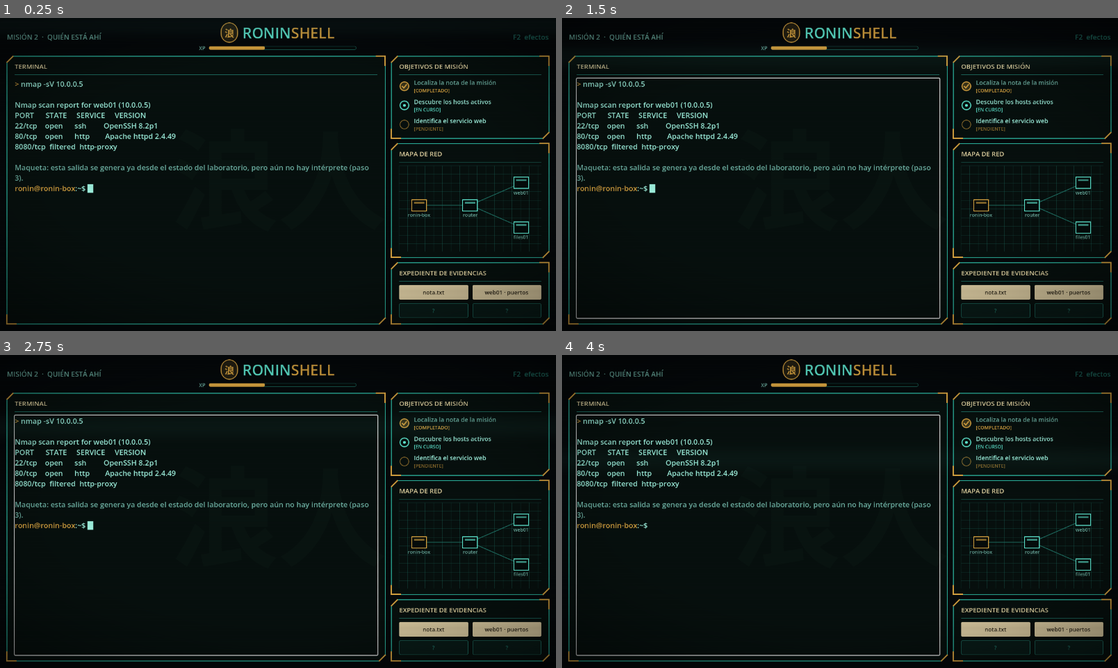
Above: before the commit, frames 1-4 (two rows, left to right).
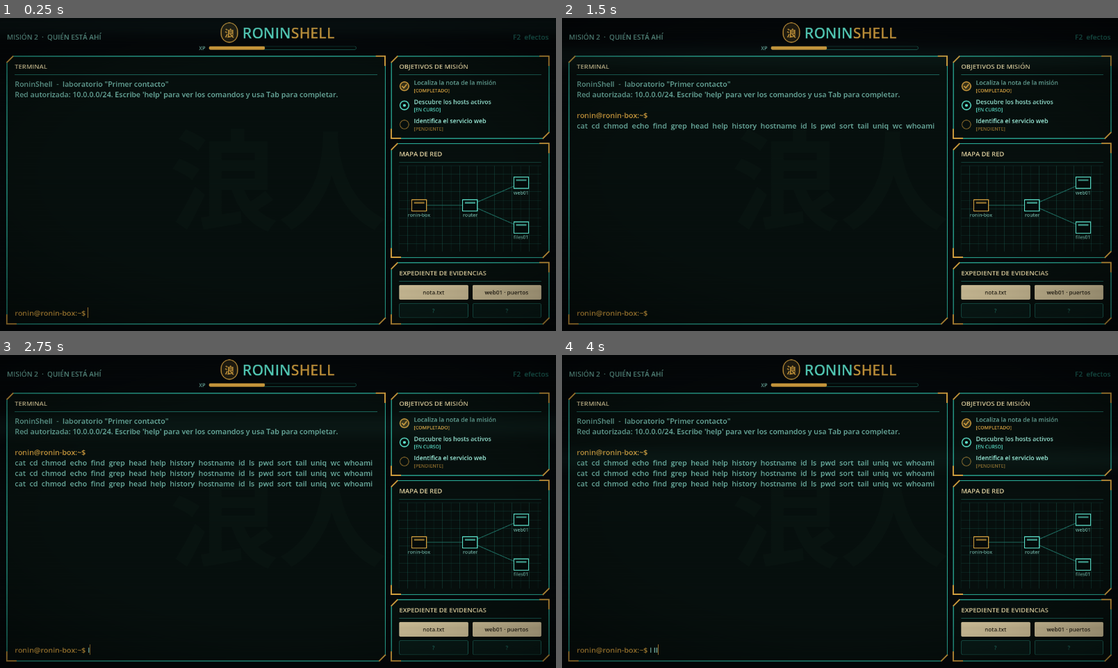
Above: after the commit, the same moments.

Repository: Kanarath/RoninShell
Game: Godot game, scene res://scenes/main.tscn
Two runs of this game, one before a commit and one after it. Both use one fixed random seed, a clock stepped at 60 frames per second and the inputs below.
Inputs (mouse positions are in pixels of both pictures, inside the frame that each line leads up to):
- Up to frame 1 (0.25 s): no input
- Up to frame 2 (1.5 s): tap Enter at 0.5 s; move the mouse to (962, 158) at 0.52 s; hold Up 0.53-1.28 s; tap Tab at 0.6 s; click (962, 158) at 0.67 s; tap L at 0.8, 1.35 s; tap Space at 1.25 s; move the mouse to (728, 190) at 1.27 s; hold Down from 1.28 s (still down)
- Up to frame 3 (2.75 s): tap Tab at 1.55, 2.1 s; tap Enter at 2 s; move the mouse to (333, 442) at 2.02 s; release Down at 2.03 s; hold Up from 2.03 s (still down); tap L at 2.3 s
- Up to frame 4 (4 s): tap Space at 2.75 s; move the mouse to (812, 574) at 2.77 s; tap L at 2.85, 3.8 s; click (812, 574) at 2.92 s; tap Tab at 3.05, 3.6 s; tap Enter at 3.5 s; move the mouse to (1006, 558) at 3.52 s; release Up at 3.53 s; hold Down from 3.53 s (still down)

The runs differ from the first frame. In frame 1, 2.6% of the frame differs, in the area x 2-67%, y 20-96%; in frame 2, 4.0%; in frame 3, 4.7%, in the area x 2-69%, y 18-97%; in frame 4, 4.7%.

Commit message:
Paso 5: terminal interactiva conectada al motor
TerminalView con entrada, historial (flechas), autocompletado con Tab,
Ctrl+L y clear. La salida se escapa para que los corchetes no se
interpreten como formato. Completer y HistoryNavigator viven en engine/
y se prueban sin ventana. Opciones --run y --screenshot para capturas
de verificacion. 108 tests.

Co-Authored-By: Claude Sonnet 5.5 <noreply@anthropic.com>

Diff:
--- /dev/null
+++ b/engine/shell/completer.gd
@@ -0,0 +1,64 @@
+extends RefCounted
+## Autocompletado con Tab, como en bash: completa comandos en la primera palabra
+## y rutas en las demás. Solo mira lo que el usuario puede ver en el laboratorio.
+##
+## Devuelve {"line": String, "options": Array[String]}:
+##   - un único candidato: "line" ya lo trae completo (con espacio, o "/" si es directorio)
+##   - varios: "line" avanza hasta el prefijo común y "options" lista las alternativas
+
+const Vfs := preload("res://engine/vfs.gd")
+
+
+static func complete(session: RefCounted, line: String) -> Dictionary:
+	var split_at := maxi(line.rfind(" "), line.rfind("\t"))
+	var head := line.substr(0, split_at + 1)   # todo lo anterior a la palabra actual
+	var word := line.substr(split_at + 1)
+	var candidates: Array[String] = []
+	var is_command := head.strip_edges() == ""
+
+	if is_command:
+		for command_name in session.registry.names():
+			if command_name.begins_with(word):
+				candidates.append(command_name)
+	else:
+		candidates = _path_candidates(session, word)
+
+	if candidates.is_empty():
+		return {"line": line, "options": []}
+	candidates.sort()
+	if candidates.size() == 1:
+		var only := candidates[0]
+		var suffix := "" if only.ends_with("/") else " "
+		return {"line": head + only + suffix, "options": []}
+
+	var common := _common_prefix(candidates)
+	return {"line": head + common, "options": candidates}
+
+
+static func _path_candidates(session: RefCounted, word: String) -> Array[String]:
+	var slash := word.rfind("/")
+	var dir_part := word.substr(0, slash + 1)       # "informe/" o "/etc/" o ""
+	var name_part := word.substr(slash + 1)
+	var dir_path := Vfs.normalize(session.cwd, dir_part if dir_part != "" else ".")
+	var fs = session.host.fs
+	var found: Array[String] = []
+	if not fs.is_dir(dir_path) or not fs.check_access(dir_path, session.user, "r"):
+		return found
+	for entry_name: String in fs.list_dir(dir_path):
+		if not entry_name.begins_with(name_part):
+			continue
+		if entry_name.begins_with(".") and not name_part.begins_with("."):
+			continue
+		var shown := dir_part + entry_name
+		if fs.is_dir(dir_path.path_join(entry_name)):
+			shown += "/"
+		found.append(shown)
+	return found
+
+
+static func _common_prefix(items: Array[String]) -> String:
+	var prefix := items[0]
+	for item in items:
+		while not item.begins_with(prefix):
+			prefix = prefix.substr(0, prefix.length() - 1)
+	return prefix
--- /dev/null
+++ b/engine/shell/history_navigator.gd
@@ -0,0 +1,34 @@
+extends RefCounted
+## Navegación por el historial con las flechas arriba/abajo, como en bash.
+## Al subir guarda lo que estabas escribiendo ("borrador") y lo devuelve al bajar del todo.
+
+var _position: int = -1   # -1 = no estamos navegando
+var _draft: String = ""
+
+
+## Flecha arriba: devuelve el comando anterior (o el más antiguo si ya estás en él).
+func up(history: Array, current_text: String) -> String:
+	if history.is_empty():
+		return current_text
+	if _position == -1:
+		_draft = current_text
+		_position = history.size()
+	_position = maxi(0, _position - 1)
+	return history[_position]
+
+
+## Flecha abajo: devuelve el siguiente comando o, al pasar el último, tu borrador.
+func down(history: Array, current_text: String) -> String:
+	if _position == -1:
+		return current_text
+	_position += 1
+	if _position >= history.size():
+		_position = -1
+		return _draft
+	return history[_position]
+
+
+## Se llama al ejecutar una línea: la próxima flecha arriba vuelve a empezar por el final.
+func reset() -> void:
+	_position = -1
+	_draft = ""
--- /dev/null
+++ b/tests/test_terminal.gd
@@ -0,0 +1,150 @@
+extends "res://tests/framework/test_case.gd"
+## Autocompletado, historial con flechas y la terminal visual.
+
+const LabLoader := preload("res://engine/lab_loader.gd")
+const ShellSession := preload("res://engine/shell/shell_session.gd")
+const CommandSet := preload("res://engine/commands/command_set.gd")
+const Completer := preload("res://engine/shell/completer.gd")
+const HistoryNavigator := preload("res://engine/shell/history_navigator.gd")
+const TerminalView := preload("res://ui/widgets/terminal_view.gd")
+
+
+func _session() -> RefCounted:
+	var world = LabLoader.load_file("res://data/labs/primer_contacto.json")["world"]
+	return ShellSession.new(world, CommandSet.create_registry())
+
+
+# --- Autocompletado ---
+
+func test_completa_comandos() -> void:
+	var s := _session()
+	assert_eq(Completer.complete(s, "hel")["line"], "help ")
+	assert_eq(Completer.complete(s, "gre")["line"], "grep ")
+	var ambiguous := Completer.complete(s, "c")
+	assert_eq(ambiguous["line"], "c", "no hay prefijo común más largo")
+	assert_true("cat" in ambiguous["options"] and "cd" in ambiguous["options"] and "chmod" in ambiguous["options"])
+	assert_eq(Completer.complete(s, "zzz")["line"], "zzz")
+
+
+func test_completa_rutas_relativas_y_absolutas() -> void:
+	var s := _session()
+	assert_eq(Completer.complete(s, "cat no")["line"], "cat nota.txt ")
+	assert_eq(Completer.complete(s, "cd inf")["line"], "cd informe/", "los directorios terminan en /")
+	assert_eq(Completer.complete(s, "ls /et")["line"], "ls /etc/")
+	assert_eq(Completer.complete(s, "cat /etc/p")["line"], "cat /etc/passwd ")
+	assert_eq(Completer.complete(s, "cat informe/bor")["line"], "cat informe/borrador.md ")
+
+
+func test_completa_hasta_el_prefijo_comun_y_lista_opciones() -> void:
+	var s := _session()
+	var result := Completer.complete(s, "cat /etc/")
+	assert_eq(result["options"], ["/etc/hosts", "/etc/passwd", "/etc/shadow"])
+	assert_eq(result["line"], "cat /etc/")
+
+
+func test_los_archivos_ocultos_solo_salen_si_empiezas_con_punto() -> void:
+	var s := _session()
+	assert_false(".hidden" in str(Completer.complete(s, "ls ")["options"]))
+	assert_eq(Completer.complete(s, "cat .h")["line"], "cat .hidden ")
+
+
+func test_no_completa_dentro_de_directorios_sin_permiso() -> void:
+	assert_eq(Completer.complete(_session(), "ls /root/")["options"], [])
+	assert_eq(Completer.complete(_session(), "ls /root/s")["line"], "ls /root/s")
+
+
+# --- Historial con flechas ---
+
+func test_flecha_arriba_y_abajo_recorren_el_historial() -> void:
+	var nav := HistoryNavigator.new()
+	var history := ["uno", "dos", "tres"]
+	assert_eq(nav.up(history, "borrador"), "tres")
+	assert_eq(nav.up(history, "tres"), "dos")
+	assert_eq(nav.up(history, "dos"), "uno")
+	assert_eq(nav.up(history, "uno"), "uno", "no pasa del más antiguo")
+	assert_eq(nav.down(history, "uno"), "dos")
+	assert_eq(nav.down(history, "dos"), "tres")
+	assert_eq(nav.down(history, "tres"), "borrador", "al bajar del todo vuelve tu borrador")
+	assert_eq(nav.down(history, "borrador"), "borrador")
+
+
+func test_historial_vacio_no_cambia_el_texto() -> void:
+	assert_eq(HistoryNavigator.new().up([], "abc"), "abc")
+
+
+# --- Terminal visual ---
+
+func _terminal() -> Control:
+	var view := TerminalView.new()
+	(Engine.get_main_loop() as SceneTree).root.add_child(view)
+	view.setup(_session(), ["Hola laboratorio"])
+	return view
+
+
+func _dispose(view: Control) -> void:
+	(Engine.get_main_loop() as SceneTree).root.remove_child(view)
+	view.free()
+
+
+func test_la_terminal_ejecuta_y_muestra_la_salida() -> void:
+	var view := _terminal()
+	view.submit("echo hola mundo")
+	var text: String = view.output_text()
+	assert_true("Hola laboratorio" in text, "muestra el banner")
+	assert_true("ronin@ronin-box:~$ echo hola mundo" in text, "repite el prompt y el comando")
+	assert_true("\nhola mundo" in text, "muestra la salida")
+	_dispose(view)
+
+
+func test_la_terminal_muestra_errores_y_actualiza_el_prompt() -> void:
+	var view := _terminal()
+	view.submit("cat /etc/shadow")
+	assert_true("cat: /etc/shadow: Permission denied" in view.output_text())
+	view.submit("cd informe")
+	assert_eq(view.prompt_label.text, "ronin@ronin-box:~/informe$ ")
+	_dispose(view)
+
+
+func test_los_corchetes_de_la_salida_no_se_interpretan_como_formato() -> void:
+	var view := _terminal()
+	view.submit("echo '[color=red]peligro[/color] [b]x[/b]'")
+	assert_true("[color=red]peligro[/color] [b]x[/b]" in view.output_text(), "se ve tal cual, sin colorear")
+	_dispose(view)
+
+
+func test_clear_limpia_la_pantalla() -> void:
+	var view := _terminal()
+	view.submit("echo uno")
+	view.submit("clear")
+	assert_false("uno" in view.output_text())
+	view.submit("echo dos")
+	assert_true("dos" in view.output_text())
+	_dispose(view)
+
+
+func test_la_terminal_emite_una_senal_por_comando() -> void:
+	var view := _terminal()
+	var seen: Array = []
+	view.command_executed.connect(func(line: String, result: RefCounted) -> void: seen.append([line, result.exit_code]))
+	view.submit("pwd")
+	view.submit("nope")
+	assert_eq(seen, [["pwd", 0], ["nope", 127]])
+	_dispose(view)
+
+
+func test_flechas_e_input_de_la_terminal() -> void:
+	var view := _terminal()
+	view.submit("pwd")
+	view.submit("whoami")
+	view.input.text = "bor"
+	view.history_up()
+	assert_eq(view.input.text, "whoami")
+	view.history_up()
+	assert_eq(view.input.text, "pwd")
+	view.history_down()
+	view.history_down()
+	assert_eq(view.input.text, "bor")
+	view.input.text = "cat no"
+	view.complete_input()
+	assert_eq(view.input.text, "cat nota.txt ")
+	_dispose(view)
--- a/tests/test_ui.gd
+++ b/tests/test_ui.gd
@@ -34,9 +34,9 @@
 		assert_true(root.find_child(panel_name, true, false) != null, "falta el panel %s" % panel_name)
 	assert_true(root.world != null, "debe cargar el laboratorio")
 
-	var terminal_text: String = root._terminal.text
-	assert_true("web01" in terminal_text, "la terminal muestra datos del laboratorio")
-	assert_true("Apache httpd 2.4.49" in terminal_text, "la salida sale del estado, no inventada")
+	assert_true(root.session != null, "debe crear la sesión de shell")
+	assert_true(root.terminal.output_text().contains("Primer contacto"), "la terminal muestra el laboratorio cargado")
+	assert_eq(root.terminal.prompt_label.text, "ronin@ronin-box:~$ ")
 
 	tree.root.remove_child(root)
 	root.free()
--- a/ui/main.gd
+++ b/ui/main.gd
@@ -1,27 +1,27 @@
 extends Control
 ## Pantalla principal (maqueta jugable del diseño "ronin neón").
-## La interfaz solo muestra; el estado sale del motor (engine/). Todo el contenido
-## de terminal y misión de aquí es provisional hasta los pasos de intérprete y misiones.
+## La interfaz solo muestra; el estado sale del motor (engine/). Los objetivos y el
+## expediente son provisionales hasta el paso de misiones.
 
 const Palette := preload("res://ui/theme/palette.gd")
 const CutFrame := preload("res://ui/widgets/cut_frame.gd")
 const SealIcon := preload("res://ui/widgets/seal_icon.gd")
 const NetworkMap := preload("res://ui/widgets/network_map.gd")
+const TerminalView := preload("res://ui/widgets/terminal_view.gd")
 const LabLoader := preload("res://engine/lab_loader.gd")
+const ShellSession := preload("res://engine/shell/shell_session.gd")
+const CommandSet := preload("res://engine/commands/command_set.gd")
 const CrtShader := preload("res://ui/shaders/crt_overlay.gdshader")
 
 const LAB_PATH := "res://data/labs/primer_contacto.json"
 
 var world: RefCounted = null
-var _terminal := RichTextLabel.new()
-var _terminal_lines: Array[String] = []
-var _cursor_on := true
+var session: RefCounted = null
+var terminal := TerminalView.new()
 var _overlay := ColorRect.new()
-var _mono := SystemFont.new()
 
 
 func _ready() -> void:
-	_mono.font_names = PackedStringArray(["Cascadia Mono", "Consolas", "Courier New"])
 	var result := LabLoader.load_file(LAB_PATH)
 	if result["world"] == null:
 		push_error("No se pudo cargar el laboratorio: %s" % str(result["errors"]))
@@ -30,12 +30,19 @@
 	_build_background()
 	_build_layout()
 	_build_overlay()
-	_fill_terminal()
-	_start_cursor_blink()
-
+	_start_session()
+
+	var demo_commands: Array = []
+	var screenshot_path := ""
 	for arg in OS.get_cmdline_user_args():
-		if arg.begins_with("--screenshot="):
-			_capture_and_quit(arg.trim_prefix("--screenshot="))
+		if arg.begins_with("--run="):
+			demo_commands = arg.trim_prefix("--run=").split("~~")
+		elif arg.begins_with("--screenshot="):
+			screenshot_path = arg.trim_prefix("--screenshot=")
+	for command: String in demo_commands:
+		terminal.submit(command)
+	if screenshot_path != "":
+		_capture_and_quit(screenshot_path)
 
 
 func _unhandled_input(event: InputEvent) -> void:
@@ -180,16 +187,8 @@
 	frame.size_flags_horizontal = Control.SIZE_EXPAND_FILL
 	frame.size_flags_stretch_ratio = 3.0
 
-	_terminal.bbcode_enabled = true
-	_terminal.scroll_following = true
-	_terminal.selection_enabled = true
-	_terminal.size_flags_vertical = Control.SIZE_EXPAND_FILL
-	_terminal.add_theme_font_override("normal_font", _mono)
-	_terminal.add_theme_font_override("bold_font", _mono)
-	_terminal.add_theme_font_size_override("normal_font_size", 17)
-	_terminal.add_theme_font_size_override("bold_font_size", 17)
-	_terminal.add_theme_color_override("default_color", Palette.TEXT)
-	frame.content.add_child(_terminal)
+	terminal.name = "TerminalView"
+	frame.content.add_child(terminal)
 	return frame
 
 
@@ -282,44 +281,18 @@
 	add_child(_overlay)
 
 
-# --- Contenido provisional de la terminal ----------------------------------
-
-func _fill_terminal() -> void:
-	_terminal_lines.clear()
+# --- Sesión de shell ----------------------------------------------------------
+
+func _start_session() -> void:
 	if world == null:
-		_terminal_lines.append("[color=#e0674f]No se pudo cargar el laboratorio.[/color]")
-		_refresh_terminal()
+		terminal.print_text("No se pudo cargar el laboratorio.", Palette.DANGER)
 		return
-	var target = world.host_by_name("web01")
-	_terminal_lines.append("[color=#d9a441]>[/color] nmap -sV %s" % target.ip)
-	_terminal_lines.append("")
-	_terminal_lines.append("Nmap scan report for %s (%s)" % [target.hostname, target.ip])
-	_terminal_lines.append("PORT      STATE     SERVICE     VERSION")
-	for service in target.services:
-		_terminal_lines.append("%-9s %-9s %-11s %s %s" % [
-			"%d/%s" % [service.port, service.proto], service.state, service.name,
-			service.product, service.version,
-		])
-	_terminal_lines.append("")
-	_terminal_lines.append("[color=#6fb3a5]Maqueta: esta salida se genera ya desde el estado del laboratorio, pero aún no hay intérprete (paso 3).[/color]")
-	_terminal_lines.append("")
-	_refresh_terminal()
-
-
-func _refresh_terminal() -> void:
-	var cursor := "█" if _cursor_on else " "
-	var prompt := "[color=#d9a441]ronin@ronin-box[/color]:~$ %s" % cursor
-	_terminal.text = "\n".join(_terminal_lines) + prompt
-
-
-func _start_cursor_blink() -> void:
-	var timer := Timer.new()
-	timer.wait_time = 0.55
-	timer.autostart = true
-	timer.timeout.connect(func() -> void:
-		_cursor_on = not _cursor_on
-		_refresh_terminal())
-	add_child(timer)
+	session = ShellSession.new(world, CommandSet.create_registry())
+	terminal.setup(session, [
+		"RoninShell  -  laboratorio \"%s\"" % world.title,
+		"Red autorizada: %s. Escribe 'help' para ver los comandos y usa Tab para completar." % world.cidr,
+		"",
+	])
 
 
 # --- Utilidades -------------------------------------------------------------
--- /dev/null
+++ b/ui/widgets/terminal_view.gd
@@ -0,0 +1,160 @@
+extends VBoxContainer
+## Terminal interactiva: salida con scroll arriba, prompt y línea de entrada abajo.
+## Solo presenta: ejecutar es cosa de la sesión de shell (engine/).
+##
+## Teclas: Enter ejecuta, flechas arriba/abajo recorren el historial,
+## Tab autocompleta, Ctrl+L limpia la pantalla. "clear" también la limpia.
+
+signal command_executed(line: String, result: RefCounted)
+
+const Palette := preload("res://ui/theme/palette.gd")
+const Completer := preload("res://engine/shell/completer.gd")
+const HistoryNavigator := preload("res://engine/shell/history_navigator.gd")
+
+const FONT_SIZE := 17
+
+var session: RefCounted = null
+var output := RichTextLabel.new()
+var input := LineEdit.new()
+var prompt_label := Label.new()
+var _navigator := HistoryNavigator.new()
+var _mono := SystemFont.new()
+
+
+func _init() -> void:
+	_mono.font_names = PackedStringArray(["Cascadia Mono", "Consolas", "Courier New"])
+	size_flags_vertical = Control.SIZE_EXPAND_FILL
+	add_theme_constant_override("separation", 6)
+
+	output.bbcode_enabled = true
+	output.scroll_following = true
+	output.selection_enabled = true
+	output.size_flags_vertical = Control.SIZE_EXPAND_FILL
+	output.add_theme_font_override("normal_font", _mono)
+	output.add_theme_font_override("bold_font", _mono)
+	output.add_theme_font_size_override("normal_font_size", FONT_SIZE)
+	output.add_theme_font_size_override("bold_font_size", FONT_SIZE)
+	output.add_theme_color_override("default_color", Palette.TEXT)
+	add_child(output)
+
+	var row := HBoxContainer.new()
+	row.add_theme_constant_override("separation", 0)
+	add_child(row)
+
+	prompt_label.add_theme_font_override("font", _mono)
+	prompt_label.add_theme_font_size_override("font_size", FONT_SIZE)
+	prompt_label.add_theme_color_override("font_color", Palette.GOLD)
+	row.add_child(prompt_label)
+
+	input.size_flags_horizontal = Control.SIZE_EXPAND_FILL
+	input.caret_blink = true
+	input.context_menu_enabled = false
+	input.add_theme_font_override("font", _mono)
+	input.add_theme_font_size_override("font_size", FONT_SIZE)
+	input.add_theme_color_override("font_color", Palette.TEXT)
+	input.add_theme_color_override("caret_color", Palette.GOLD)
+	input.add_theme_color_override("selection_color", Color(Palette.TEAL, 0.3))
+	for state in ["normal", "focus", "read_only"]:
+		input.add_theme_stylebox_override(state, StyleBoxEmpty.new())
+	input.text_submitted.connect(_on_text_submitted)
+	input.gui_input.connect(_on_input_gui_input)
+	row.add_child(input)
+
+
+## Conecta la terminal con una sesión de shell y muestra el mensaje de bienvenida.
+func setup(shell_session: RefCounted, banner: Array = []) -> void:
+	session = shell_session
+	for line: String in banner:
+		print_text(line, Palette.TEXT_DIM)
+	_update_prompt()
+	input.call_deferred("grab_focus")
+
+
+## Ejecuta una línea como si el jugador la hubiera escrito y pulsado Enter.
+func submit(line: String) -> void:
+	if session == null:
+		return
+	_navigator.reset()
+	_append_bbcode("[color=#%s]%s[/color]%s" % [Palette.GOLD.to_html(false), _escape(session.prompt()), _escape(line)])
+
+	if line.strip_edges() == "clear":
+		clear_screen()
+		_update_prompt()
+		return
+
+	var result: RefCounted = session.run(line)
+	if result.stdout != "":
+		print_text(result.stdout.trim_suffix("\n"), Palette.TEXT)
+	if result.stderr != "":
+		print_text(result.stderr.trim_suffix("\n"), Palette.DANGER)
+	_update_prompt()
+	command_executed.emit(line, result)
+
+
+func print_text(text: String, color: Color) -> void:
+	_append_bbcode("[color=#%s]%s[/color]" % [color.to_html(false), _escape(text)])
+
+
+func clear_screen() -> void:
+	output.clear()
+
+
+## Texto visible de la salida, sin formato (para tests y para misiones).
+func output_text() -> String:
+	return output.get_parsed_text()
+
+
+func history_up() -> void:
+	input.text = _navigator.up(session.history, input.text)
+	input.caret_column = input.text.length()
+
+
+func history_down() -> void:
+	input.text = _navigator.down(session.history, input.text)
+	input.caret_column = input.text.length()
+
+
+func complete_input() -> void:
+	var result := Completer.complete(session, input.text)
+	var changed: bool = result["line"] != input.text
+	input.text = result["line"]
+	input.caret_column = input.text.length()
+	if result["options"].size() > 1 and not changed:
+		print_text("  ".join(result["options"]), Palette.TEXT_DIM)
+
+
+func _on_text_submitted(text: String) -> void:
+	input.clear()
+	submit(text)
+
+
+func _on_input_gui_input(event: InputEvent) -> void:
+	if not (event is InputEventKey and event.pressed):
+		return
+	match event.keycode:
+		KEY_UP:
+			history_up()
+		KEY_DOWN:
+			history_down()
+		KEY_TAB:
+			complete_input()
+		KEY_L:
+			if not event.ctrl_pressed:
+				return
+			clear_screen()
+		_:
+			return
+	input.accept_event()
+
+
+func _update_prompt() -> void:
+	prompt_label.text = session.prompt() if session != null else ""
+
+
+func _append_bbcode(bbcode: String) -> void:
+	output.append_text(bbcode + "\n")
+
+
+## Evita que "[" en la salida se interprete como una etiqueta de formato.
+func _escape(text: String) -> String:
+	return text.replace("[", "[lb]")
